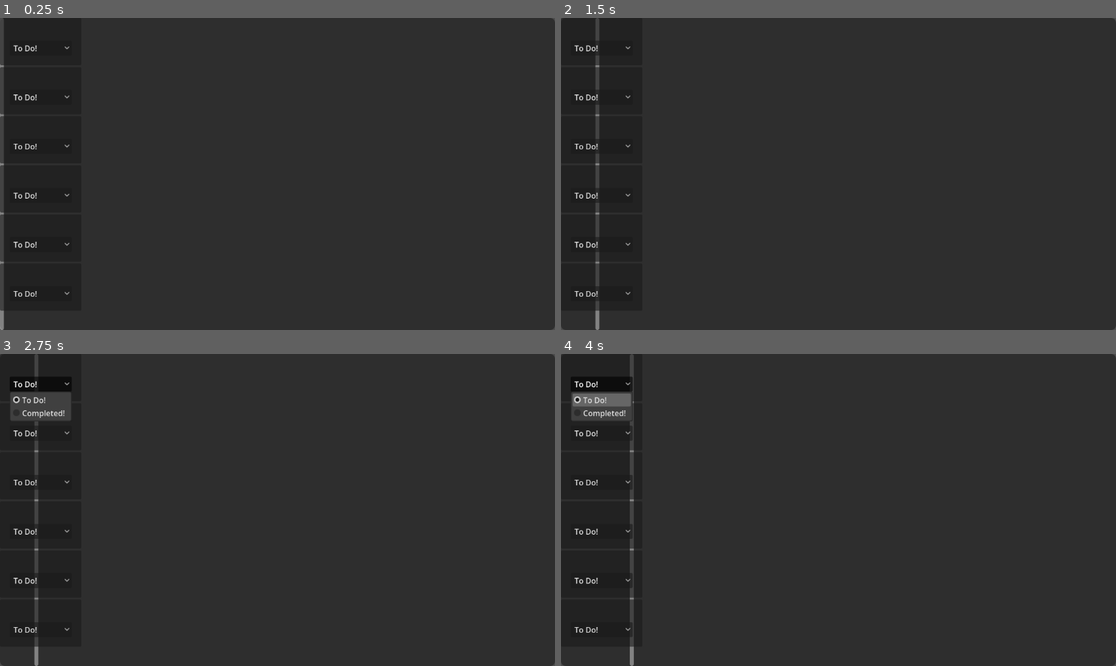
Above: before the commit, frames 1-4 (two rows, left to right).
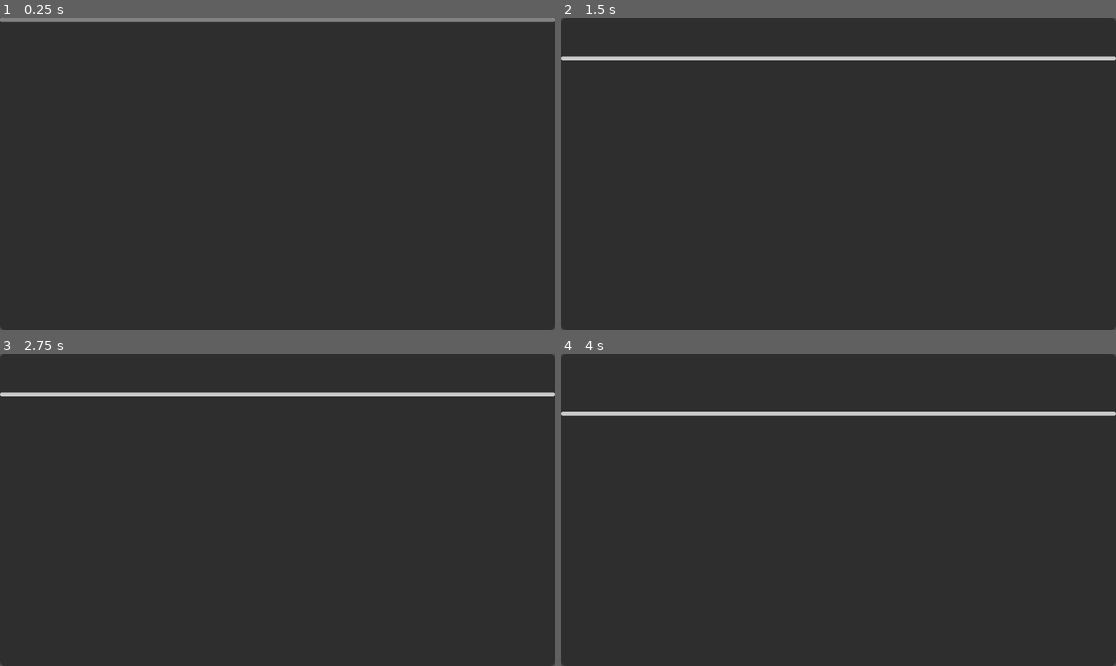
Above: after the commit, the same moments.

Repository: TheHumanMRP/RPG-Life-Tracker
Game: Godot game, scene res://Folders/Systems/Task-Manager/Scenes/task_grid.tscn
Same seed, same stepped clock (60 frames per second), same inputs: the game is played once before the commit and once after it. This scene is started directly instead of the project's main scene. The engine's default icon, where the game draws it, is replaced by a stand-in: a white triangle on a blue panel in a dark square.
Inputs (mouse positions are in pixels of both pictures, inside the frame that each line leads up to):
- Up to frame 1 (0.25 s): no input
- Up to frame 2 (1.5 s): click (599, 49) at 0.5 s, where only the run before the commit has a clickable "To Do!"; tap Enter at 1.25 s; move the mouse to (960, 158) at 1.27 s; hold D (move_right) from 1.28 s (still down); tap T (add_test_sword) at 1.35 s; click (960, 158) at 1.42 s
- Up to frame 3 (2.75 s): keep holding D (move_right); tap Space (jump) at 1.52, 2.27 s; tap R (respawn) at 2 s; move the mouse to (166, 525) at 2.02 s; tap E (equip_item) at 2.1 s
- Up to frame 4 (4 s): tap R (respawn) at 2.75, 3.5 s; move the mouse to (894, 441) at 2.77 s; release D (move_right) at 2.78 s; hold A (move_left) 2.78-3.53 s; tap T (add_test_sword) at 2.85 s; move the mouse to (810, 572) at 3.52 s; hold D (move_right) from 3.53 s (still down); tap E (equip_item) at 3.6 s; click (810, 572) at 3.67 s; tap Space (jump) at 3.77 s

The runs differ from the first frame. In frame 1, 1.7% of the frame differs, in the area x 0-100%, y 0-100%; in frame 2, 1.7%; in frame 3, 2.3%; in frame 4, 2.5%.
Error before the commit: Invalid access to property or key 'tasks_manager' on a base object of type 'Nil'. (res://Folders/Systems/Globals/info_getter.gd:51)
Error after the commit: Invalid access to property or key 'info_getter' on a base object of type 'Node (global.gd)'. (res://Folders/Systems/Inventory_System/Scripts/Inventory/all_glob…

Commit message:
Auto commit at 2026-09-20 12:40:59

Diff:
--- a/Folders/Systems/Task-Manager/Scenes/task_grid.tscn
+++ b/Folders/Systems/Task-Manager/Scenes/task_grid.tscn
@@ -1,8 +1,6 @@
 [gd_scene format=3 uid="uid://begy5501tfsx6"]
 
-[ext_resource type="PackedScene" uid="uid://vt6eolqkwws8" path="res://Folders/Systems/Task-Manager/Scenes/task_entry_scene.tscn" id="1_vs7gx"]
-
-[node name="Task_Grid" type="HScrollBar" unique_id=1405335494]
+[node name="Task_Grid" type="VScrollBar" unique_id=943145978]
 anchors_preset = 15
 anchor_right = 1.0
 anchor_bottom = 1.0
@@ -10,25 +8,11 @@
 grow_vertical = 2
 
 [node name="FlowContainer" type="FlowContainer" parent="." unique_id=563763624]
-layout_mode = 0
-offset_right = 168.0
-offset_bottom = 542.0
+layout_mode = 1
+anchors_preset = 15
+anchor_right = 1.0
+anchor_bottom = 1.0
+grow_horizontal = 2
+grow_vertical = 2
 alignment = 1
-
-[node name="Task_Entry_Scene" parent="FlowContainer" unique_id=465403137 instance=ExtResource("1_vs7gx")]
-layout_mode = 2
-
-[node name="Task_Entry_Scene2" parent="FlowContainer" unique_id=1427484251 instance=ExtResource("1_vs7gx")]
-layout_mode = 2
-
-[node name="Task_Entry_Scene3" parent="FlowContainer" unique_id=1906361384 instance=ExtResource("1_vs7gx")]
-layout_mode = 2
-
-[node name="Task_Entry_Scene4" parent="FlowContainer" unique_id=692285340 instance=ExtResource("1_vs7gx")]
-layout_mode = 2
-
-[node name="Task_Entry_Scene5" parent="FlowContainer" unique_id=88181241 instance=ExtResource("1_vs7gx")]
-layout_mode = 2
-
-[node name="Task_Entry_Scene6" parent="FlowContainer" unique_id=220786173 instance=ExtResource("1_vs7gx")]
-layout_mode = 2
+last_wrap_alignment = 2
